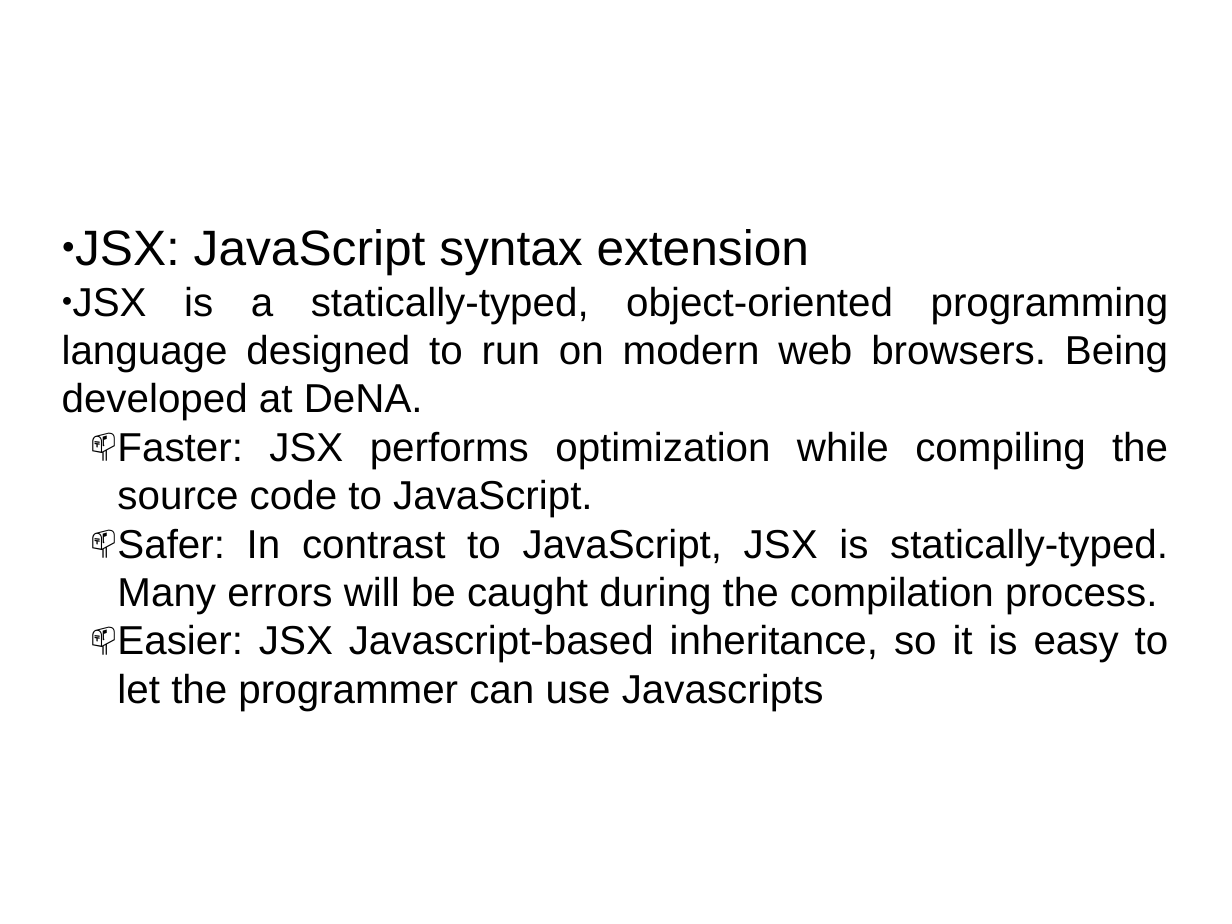
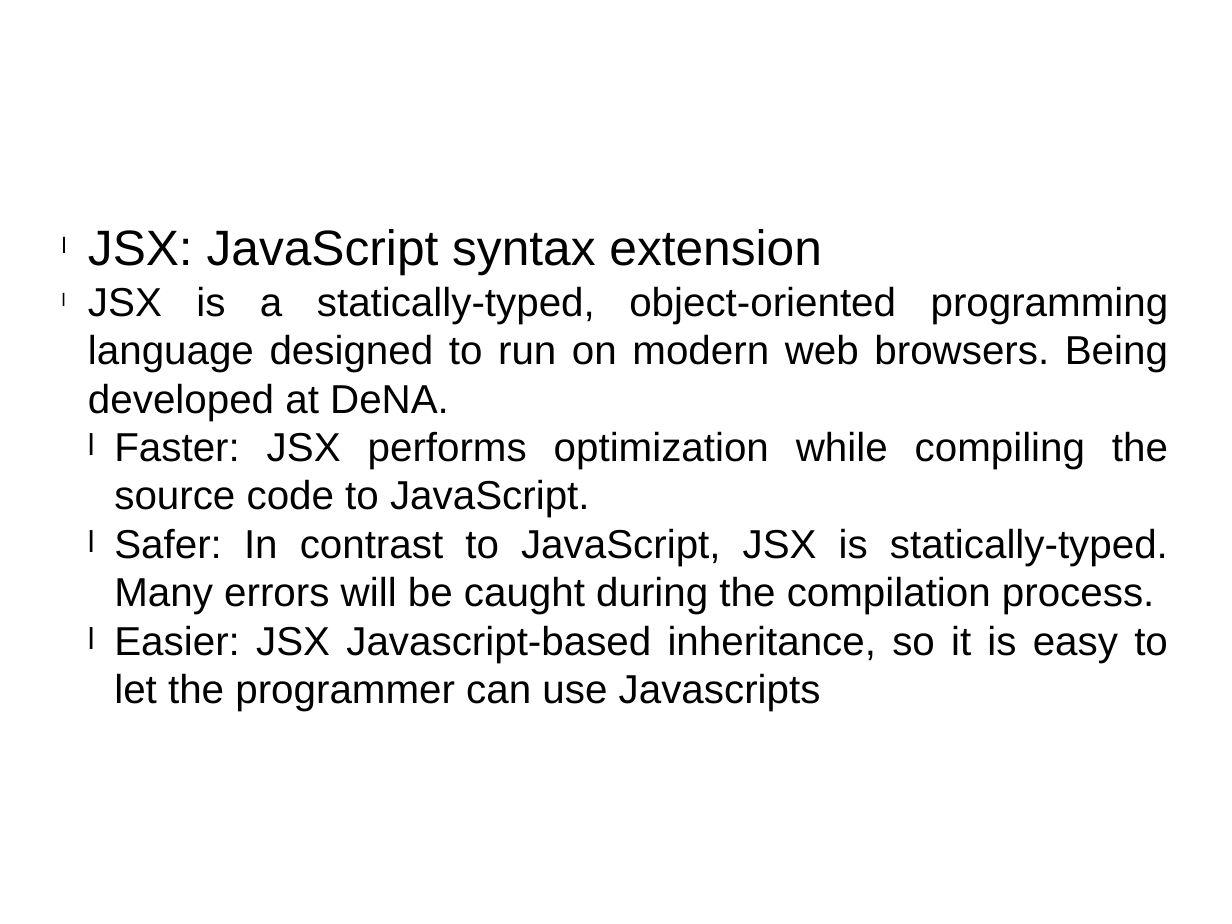
Before and after one commit to lnvtphu/MUsers, a slide deck: slide 6 of document/react.pptx. Drawn at 1232x924 pixels with LibreOffice and Linux fonts; fonts in the diff are those of the drawing. Boxes give left, top, right and bottom in pixels: in the first picture for what was removed or moved away, otherwise in the second. Text is boxed around its words. In the diff, an @@ line names an element or a change of style, - is before the commit and + after.

```diff
--- a/document/react.pptx
+++ b/document/react.pptx
@@ text "JSX: JavaScript syntax extension" at (x1=88, y1=229, x2=1169, y2=711): bullet ● to l; bullet 📫 to l @@
```
Also in this commit, not shown: 7 other slides changed, 7 other files.
